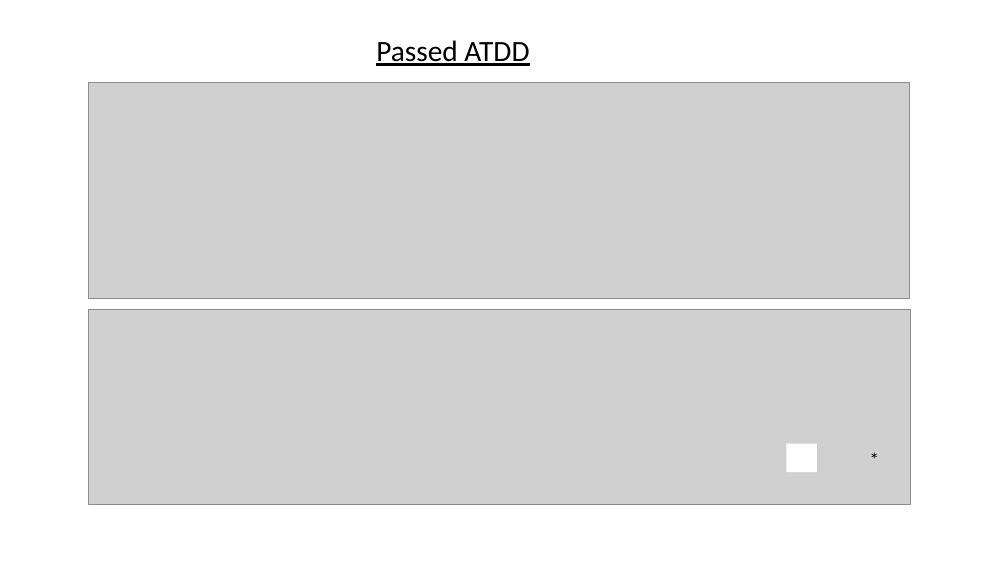
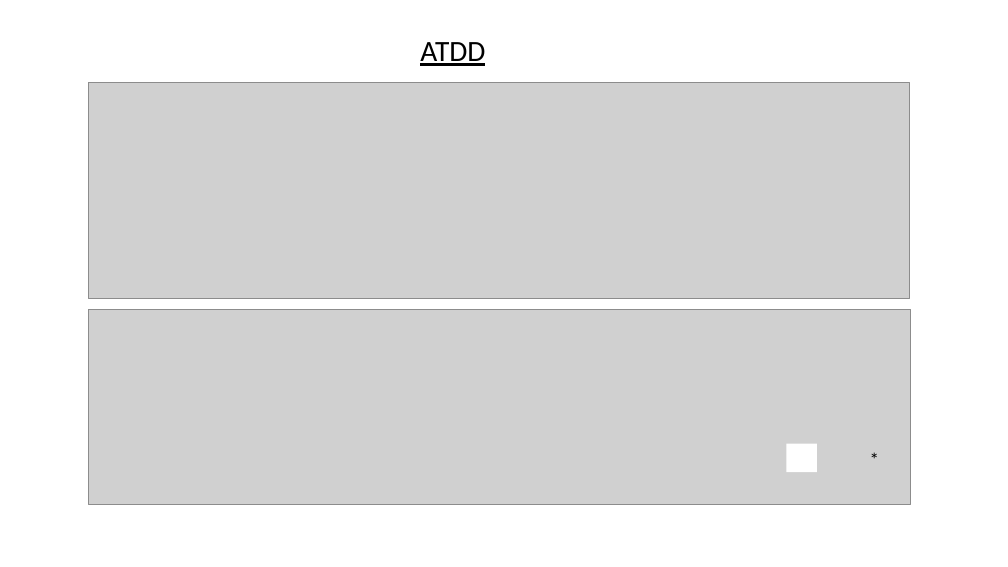
Before and after one commit to Konnie789/ENSE-470, a slide deck: slide 7 of Milestone 6/Milestone 6.ppt. Drawn at 1008x567 pixels with LibreOffice and Linux fonts; fonts in the diff are those of the drawing; grey boxes stand for pictures. Boxes give left, top, right and bottom in pixels: in the first picture for what was removed or moved away, otherwise in the second. Text is boxed around its words. In the diff, an @@ line names an element or a change of style, - is before the commit and + after.

```diff
--- a/Milestone 6/Milestone 6.ppt
+++ b/Milestone 6/Milestone 6.ppt
@@ text at (x1=420, y1=42, x2=485, y2=66): text changed @@
-Passed ATDD
+ATDD
```
Also in this commit, not shown: 1 other slide changed.
